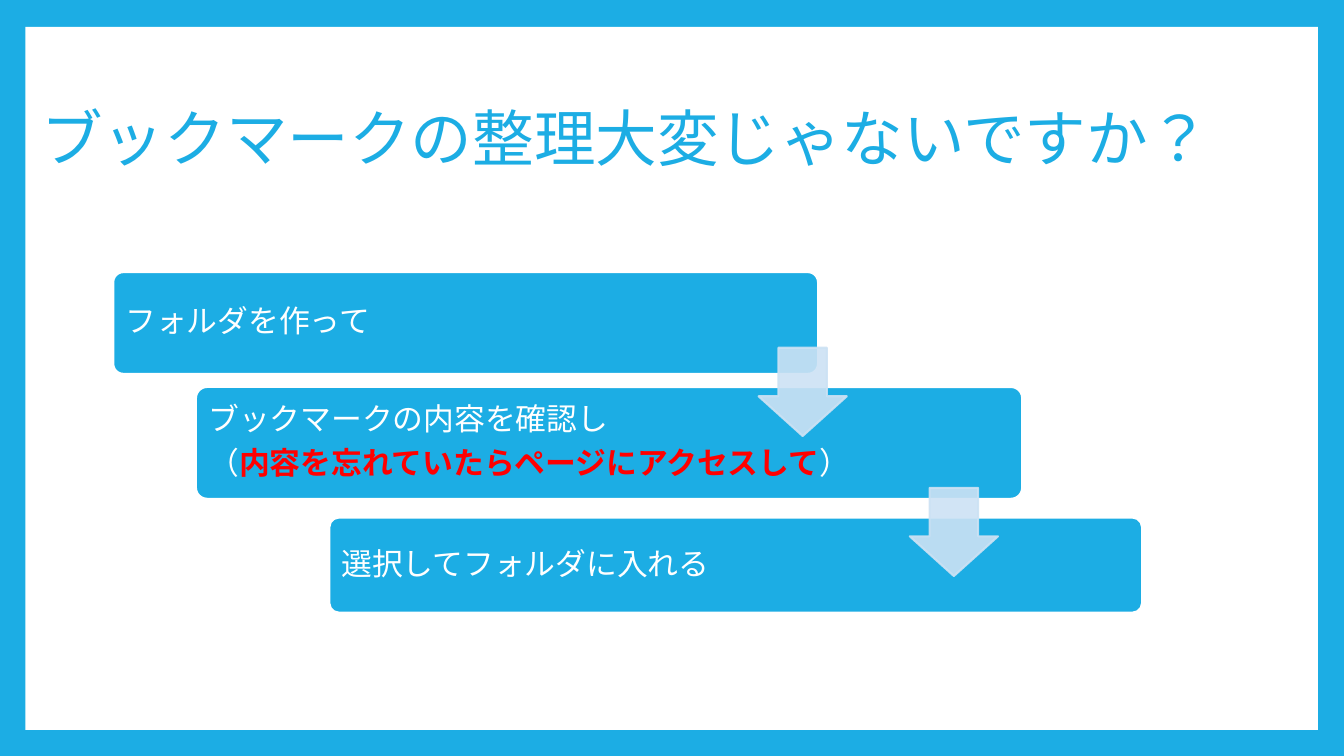
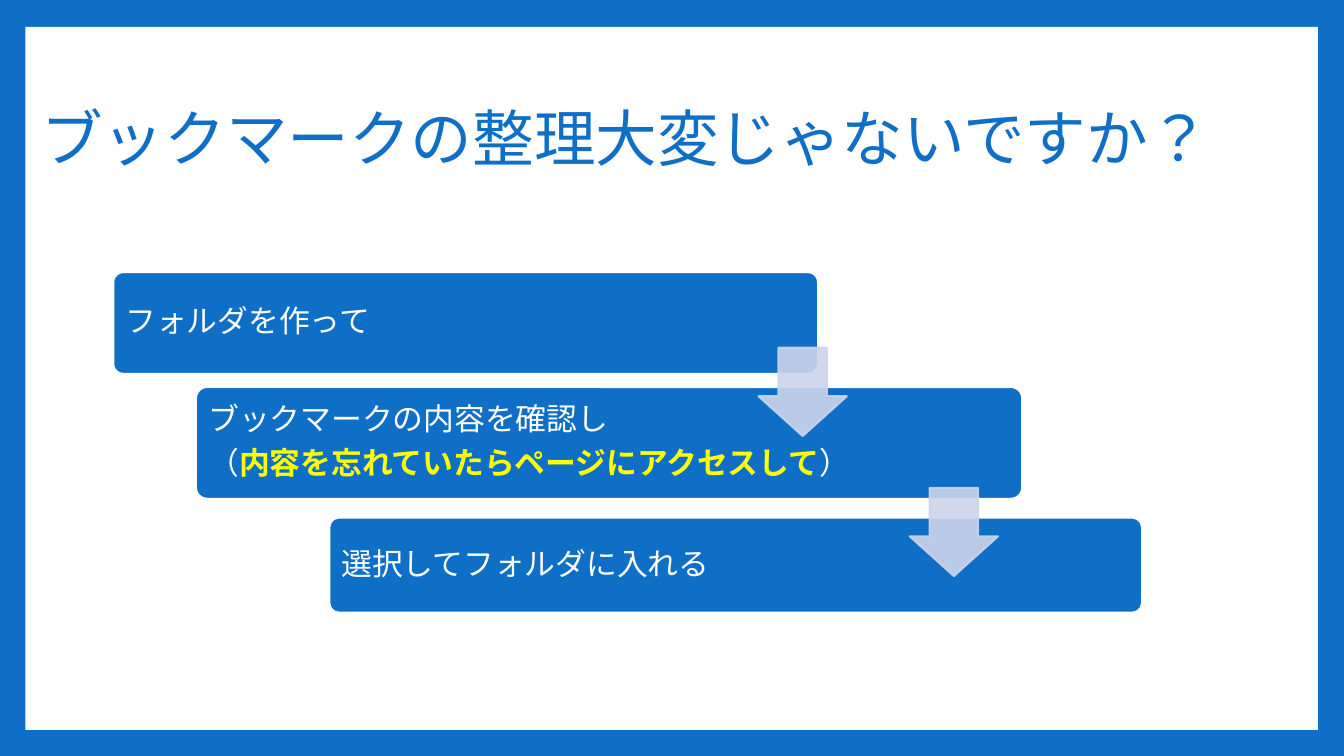
Before and after one commit to Sorarinu/ProjectP2016_F, a slide deck: slide 2 of production-idea/第2回中間発表改定２.pptx. Drawn at 1344x756 pixels with LibreOffice and Linux fonts; fonts in the diff are those of the drawing. Boxes give left, top, right and bottom in pixels: in the first picture for what was removed or moved away, otherwise in the second. Text is boxed around its words. In the diff, an @@ line names an element or a change of style, - is before the commit and + after.

```diff
--- a/production-idea/第2回中間発表改定２.pptx
+++ b/production-idea/第2回中間発表改定２.pptx
@@ background #1CADE4 to #0F6FC6 @@
@@ title "ブックマークの整理大変じゃないですか？" at [41, 108, 1209, 166]: text colour #1CADE4 to #0F6FC6 @@
@@ down arrow at [759, 348, 848, 437]: fill #CDE3F5 at 90% opacity to #CCD5EA at 90% opacity; outline #CDE3F5 1.5 pt to #CCD5EA 1.5 pt @@
@@ text at [208, 448, 850, 477]: text colour #FF0000 to #FFFF00 in "（内容を忘れていたらページにアクセスして）" @@
@@ down arrow at [910, 488, 999, 577]: fill #CDE3F5 at 90% opacity to #CCD5EA at 90% opacity; outline #CDE3F5 1.5 pt to #CCD5EA 1.5 pt @@
@@ fill #1CADE4 to #0F6FC6 in 3 elements at [113, 272, 818, 374], [196, 387, 1022, 499], [330, 517, 1142, 612] @@
```
Also in this commit, not shown: 14 other slides changed, 2 other files.
